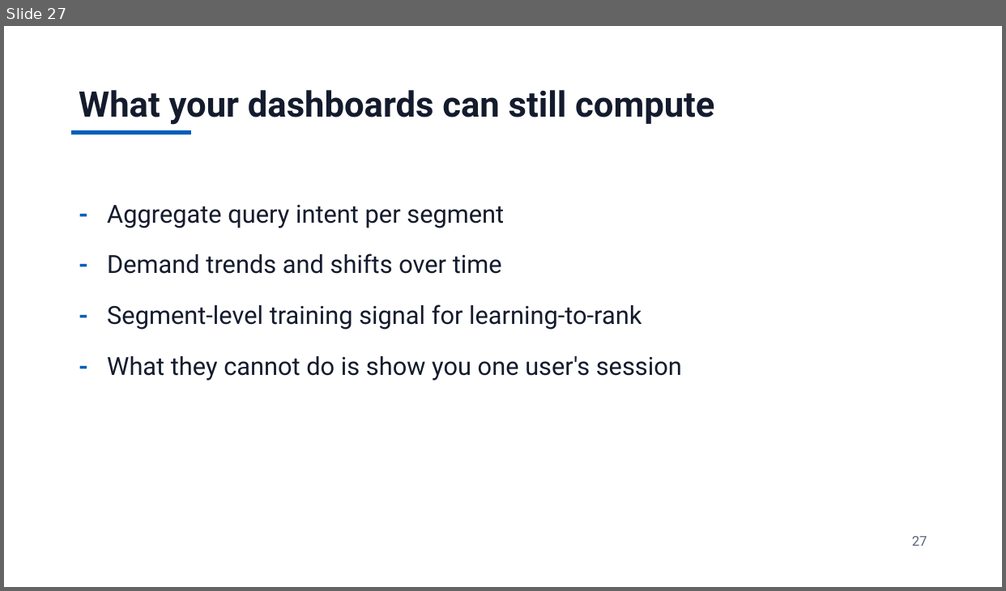
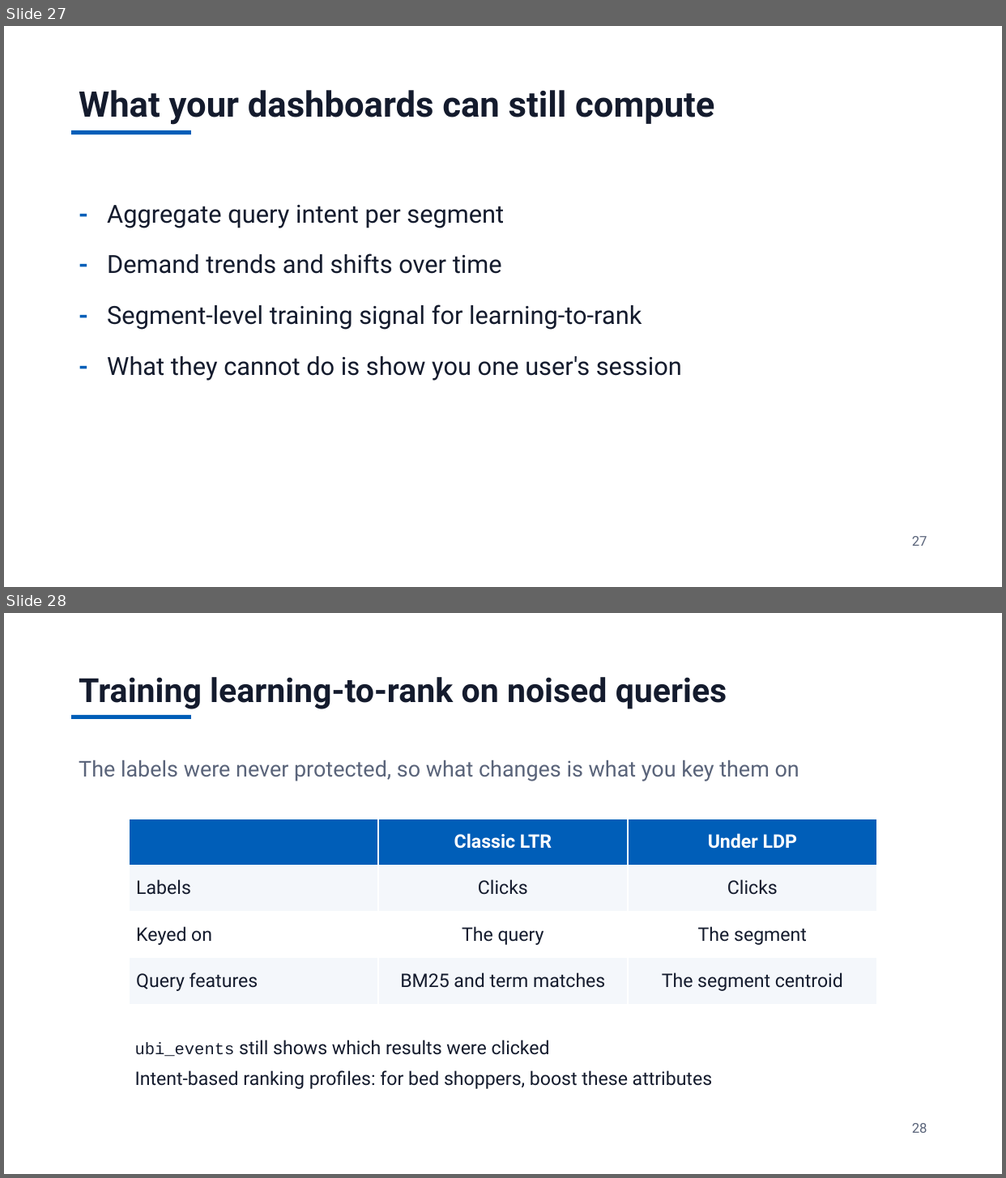
Before and after one commit to jzonthemtn/ldp-for-search, a slide deck: ldp_for_search_slides.pptx. Shown one above the other, each under a label of ours: slide 27 before the commit, slides 27 and 28 after it. The pictures are 1006x591 and 1006x1178 pixels, drawn with LibreOffice and Linux fonts; fonts in the diff are those of the drawing. Boxes give left, top, right and bottom in pixels: in the first picture for what was removed or moved away, otherwise in the second. Text is boxed around its words. In the diff, an @@ line names an element or a change of style, - is before the commit and + after.

```diff
--- a/ldp_for_search_slides.pptx
+++ b/ldp_for_search_slides.pptx
@@ slide 28 added at (4,613,1002,1174), background #FFFFFF @@
@@ text added at (79,677,727,709), 32 pt, text #141B2D, bold @@
+Training learning-to-rank on noised queries
@@ rectangle added at (71,715,191,719), fill #005EB8 @@
@@ text added at (79,760,799,781), 21 pt, text #5A647A @@
+The labels were never protected, so what changes is what you key them on
@@ table added at (129,819,877,1004), 4 rows, 3 columns @@
+ | Classic LTR | Under LDP
+Labels | Clicks | Clicks
+Keyed on | The query | The segment
+Query features | BM25 and term matches | The segment centroid
@@ text added at (135,1040,712,1089), 18 pt, text #141B2D @@
+ubi_events still shows which results were clicked
+Intent-based ranking profiles: for bed shoppers, boost these attributes
@@ text added at (912,1123,927,1133), 13 pt, text #5A647A @@
+28
```
Also in this commit, not shown: 3 slides changed, 3 other files.
